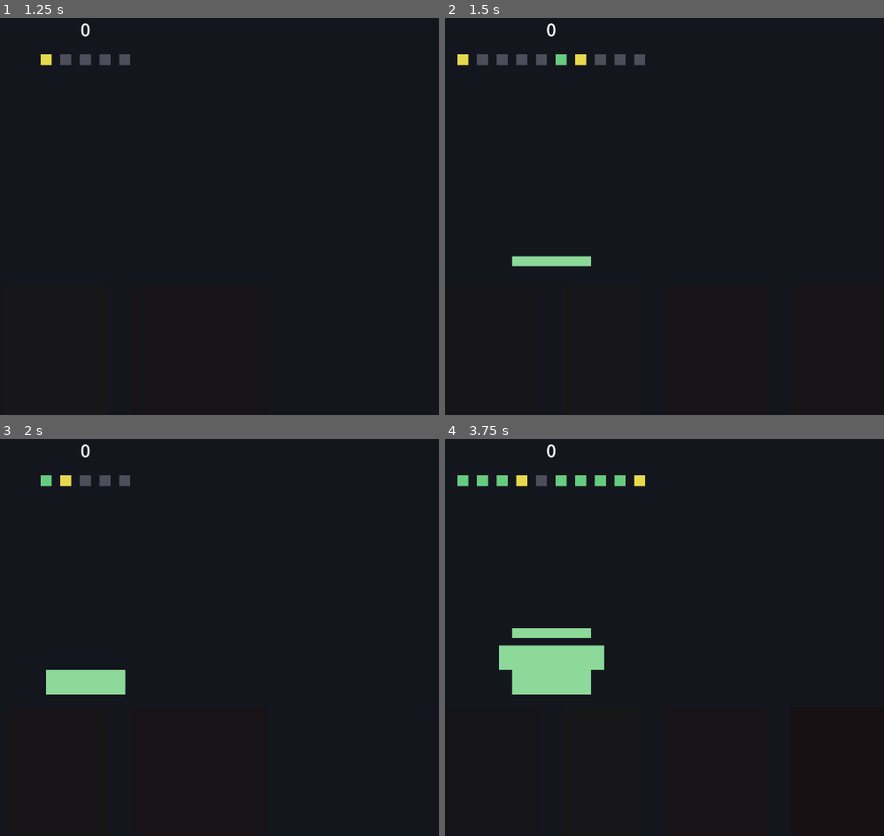
Above: before the commit, frames 1-4 (two rows, left to right).
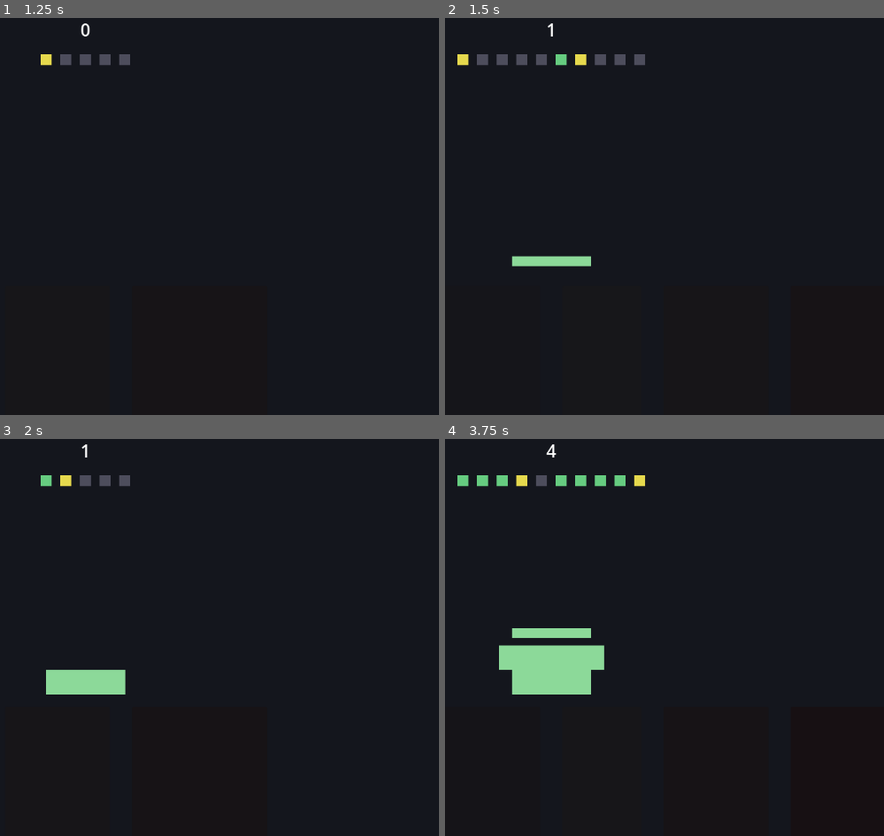
Above: after the commit, the same moments.

Repository: DennisLiuCk/three-blocks
Game: Godot game, scene res://presentation/main.tscn
Same seed, same stepped clock (60 frames per second), same inputs: the game is played once before the commit and once after it.
Inputs (mouse positions are in pixels of both pictures, inside the frame that each line leads up to):
- Up to frame 1 (1.25 s): click "開始" at 0.5 s
- Up to frame 2 (1.5 s): click (outside the picture) at 1.27 s
- Up to frame 3 (2 s): no input
- Up to frame 4 (3.75 s): click (502, 772) at 2.02 s; click (642, 772) at 2.77 s; click (outside the picture) at 3.52 s

Frame 1 is identical in both runs. In frame 2, less than 0.1% of the frame differs, in the area x 23-26%, y 1-5%; in frame 3, less than 0.1%, in the area x 18-21%, y 1-5%; in frame 4, less than 0.1%.

Commit message:
Update score label live during play, not just at run end
score_label was only ever written once at build time and again in
_on_run_ended, so it displayed "0" through the whole run regardless of
successful rounds. Update it alongside the tower/tilt feedback so score
is visible immediately, matching the brief's "立刻給回饋" principle.

Diff:
--- a/presentation/main.gd
+++ b/presentation/main.gd
@@ -215,6 +215,7 @@
 		_land_block_on_tower(option)
 	else:
 		_tilt_tower(session.state.fails)
+	score_label.text = str(session.state.score)
 
 	if session.state.fails > GameRules.MAX_FAILS:
 		_collapse_tower()
